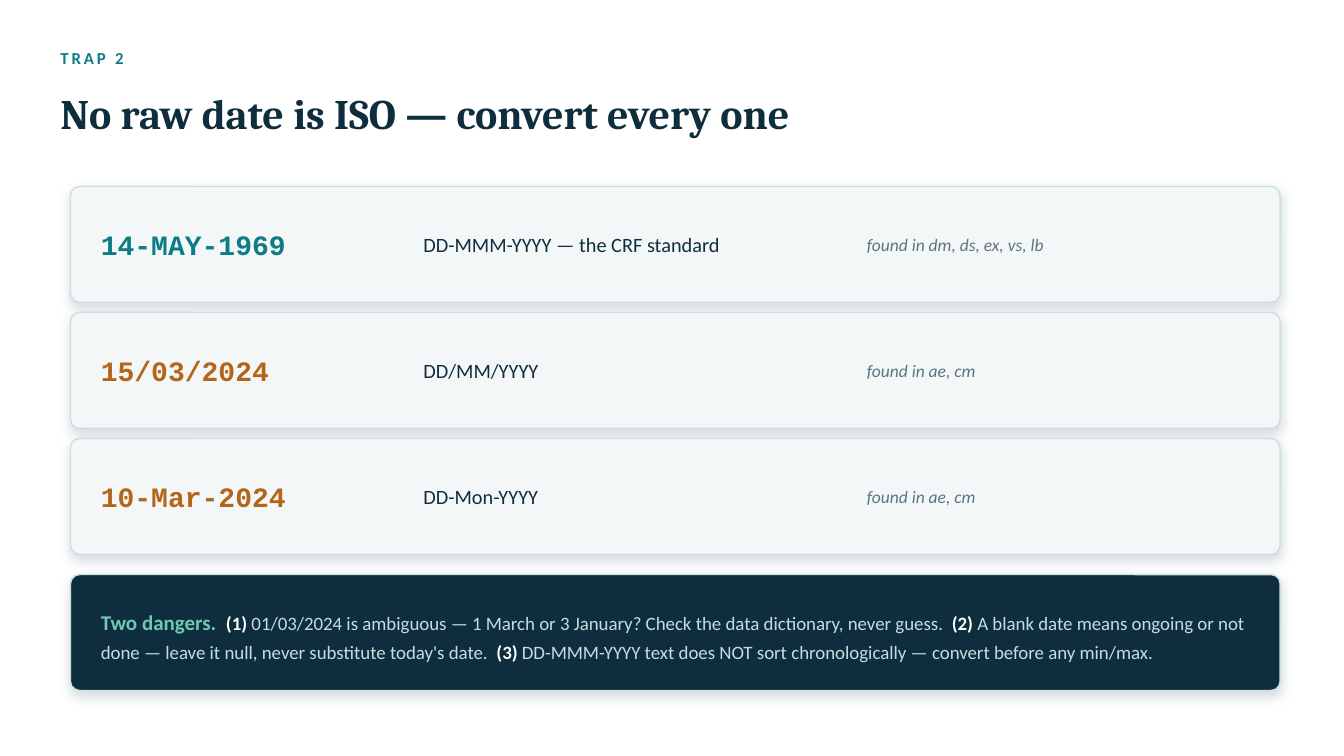
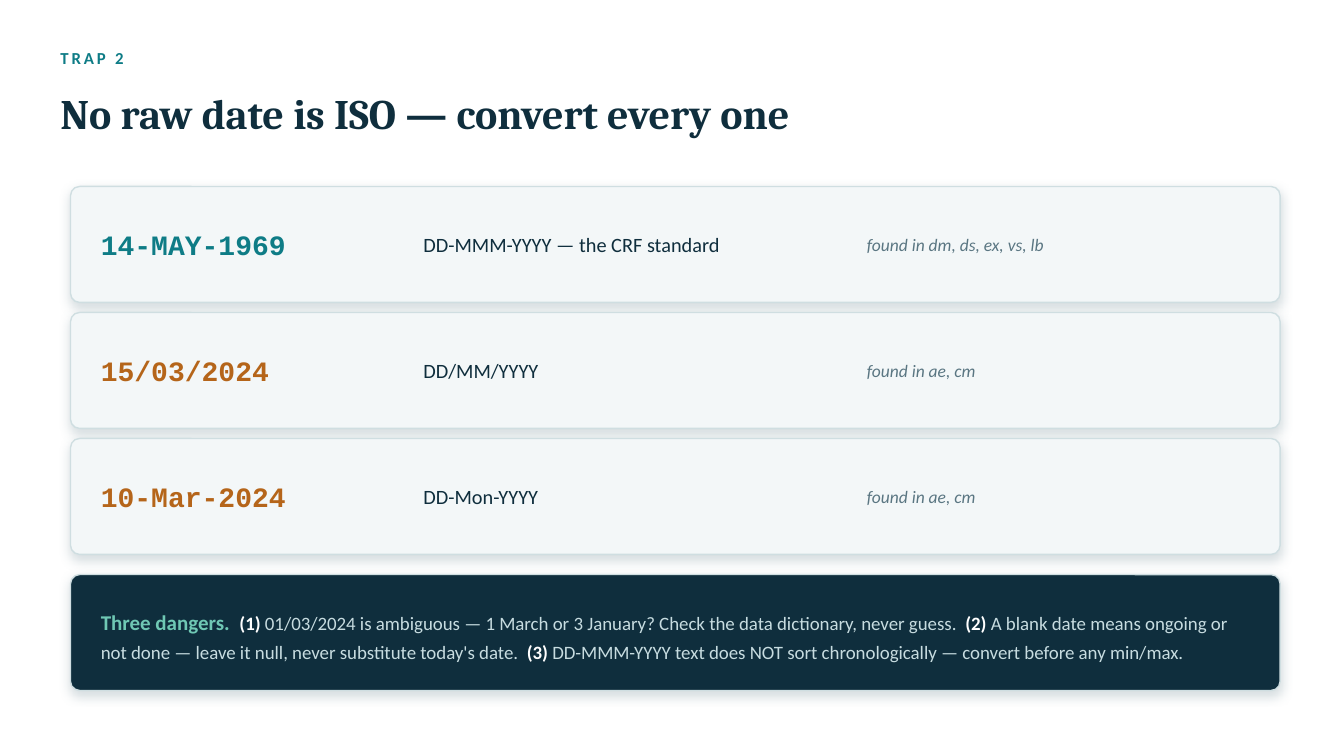
Before and after one commit to shabeebkk/sdtm-clinical-programming-bootcamp, a slide deck: slide 6 of presentations/04_reading_raw_data.pptx. Drawn at 1344x756 pixels with LibreOffice and Linux fonts; fonts in the diff are those of the drawing. Boxes give left, top, right and bottom in pixels: in the first picture for what was removed or moved away, otherwise in the second. Text is boxed around its words. In the diff, an @@ line names an element or a change of style, - is before the commit and + after.

```diff
--- a/presentations/04_reading_raw_data.pptx
+++ b/presentations/04_reading_raw_data.pptx
@@ text at (101, 615, 1227, 662): text changed @@
-Two dangers. (1) 01/03/2024 is ambiguous — 1 March or 3 January? Check the data dictionary, never guess. (2) A blank date means ongoing or not done — leave it null, never substitute today's date. (3) DD-MMM-YYYY text does NOT sort chronologically — convert before any min/max.
+Three dangers. (1) 01/03/2024 is ambiguous — 1 March or 3 January? Check the data dictionary, never guess. (2) A blank date means ongoing or not done — leave it null, never substitute today's date. (3) DD-MMM-YYYY text does NOT sort chronologically — convert before any min/max.
```
Also in this commit, not shown: 1 other slide changed, 44 other files.
